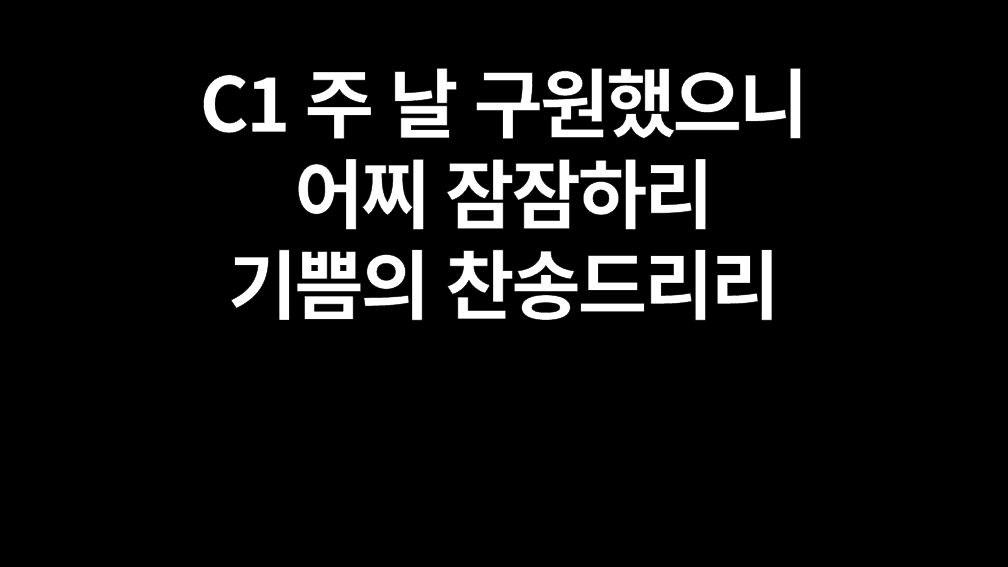
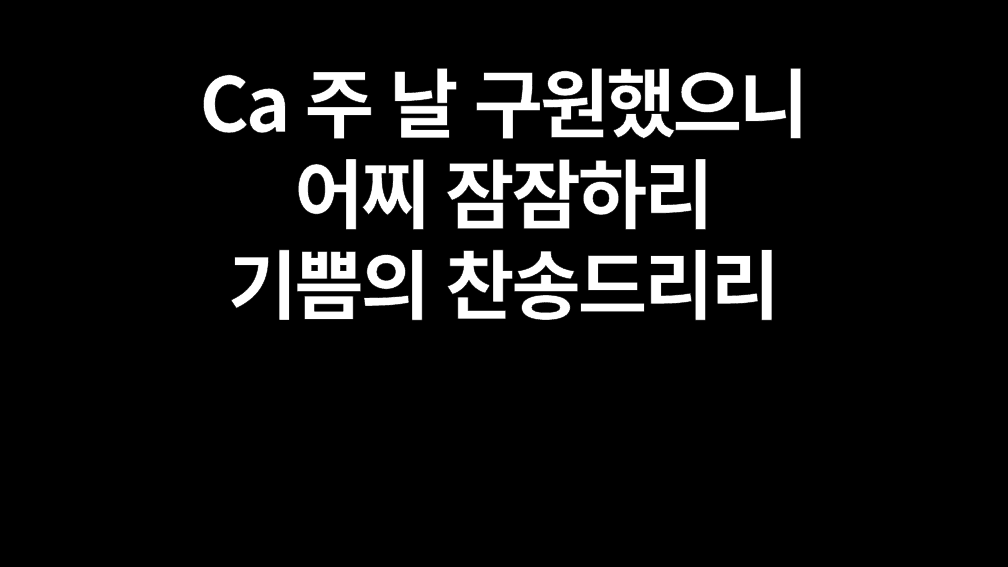
Before and after one commit to JohnHaan/lyrics-generator, a slide deck: slide 4 of songs/song-02/song.pptx (slide 5 before the commit). Drawn at 1008x567 pixels with LibreOffice and Linux fonts; fonts in the diff are those of the drawing. Boxes give left, top, right and bottom in pixels: in the first picture for what was removed or moved away, otherwise in the second. Text is boxed around its words. In the diff, an @@ line names an element or a change of style, - is before the commit and + after.

```diff
--- a/songs/song-02/song.pptx
+++ b/songs/song-02/song.pptx
@@ text at (199,68,808,139): text changed @@
-C1 주 날 구원했으니
+Ca 주 날 구원했으니
```
Also in this commit, not shown: 2 other slides changed, 1 slide removed, 11 other files.
